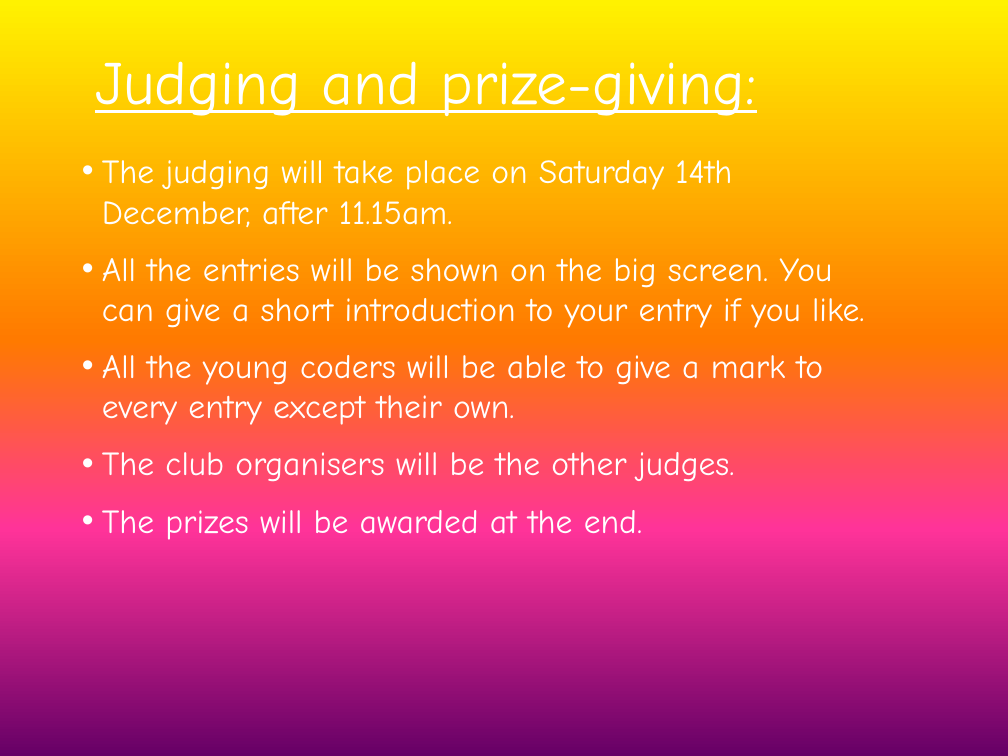
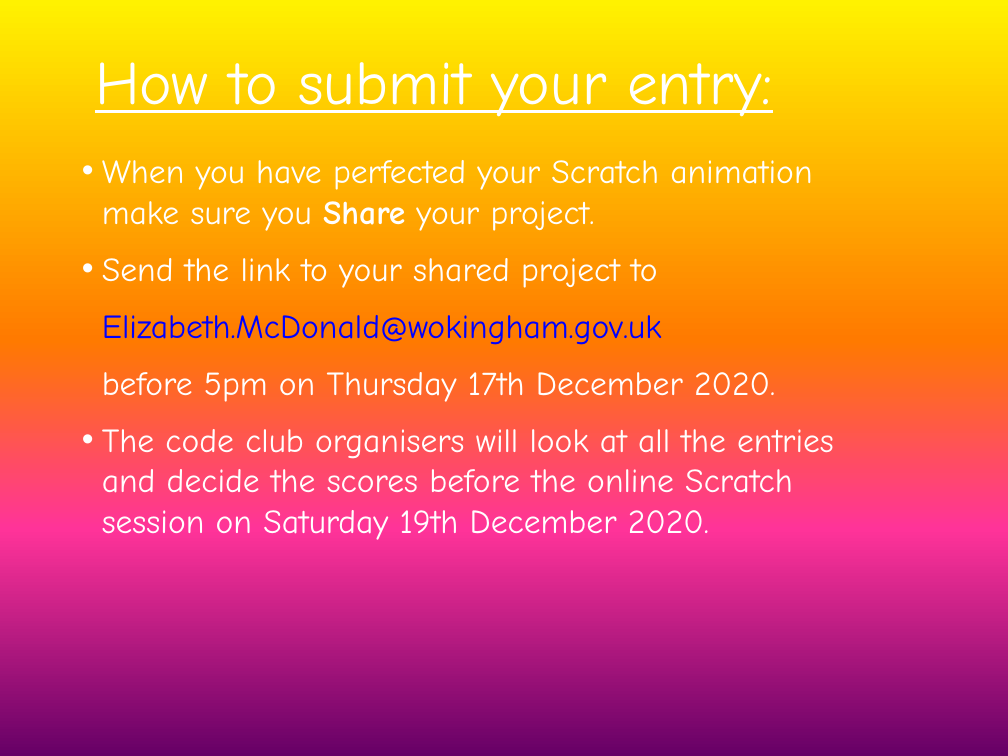
Before and after one commit to WokLibCodeClub/Christmas-Coding-Challenge-2020, a slide deck: slide 4 of Christmas_Challenge_2020.pptx (slide 5 before the commit). Drawn at 1008x756 pixels with LibreOffice and Linux fonts; fonts in the diff are those of the drawing. Boxes give left, top, right and bottom in pixels: in the first picture for what was removed or moved away, otherwise in the second. Text is boxed around its words. In the diff, an @@ line names an element or a change of style, - is before the commit and + after.

```diff
--- a/Christmas_Challenge_2020.pptx
+++ b/Christmas_Challenge_2020.pptx
@@ text at (95, 62, 773, 117): text changed @@
-Judging and prize-giving:
+How to submit your entry:
@@ text at (102, 160, 834, 540): text changed @@
-• The judging will take place on Saturday 14th December, after 11.15am.
-• All the entries will be shown on the big screen. You can give a short introduction to your entry if you like.
-• All the young coders will be able to give a mark to every entry except their own.
-• The club organisers will be the other judges.
-• The prizes will be awarded at the end.
+• When you have perfected your Scratch animation make sure you Share your project.
+• Send the link to your shared project to
+Elizabeth.McDonald@wokingham.gov.uk
+before 5pm on Thursday 17th December 2020.
+• The code club organisers will look at all the entries and decide the scores before the online Scratch session on Saturday 19th December 2020.
```
Also in this commit, not shown: 5 other slides changed, 2 slides added, 1 slide removed.
